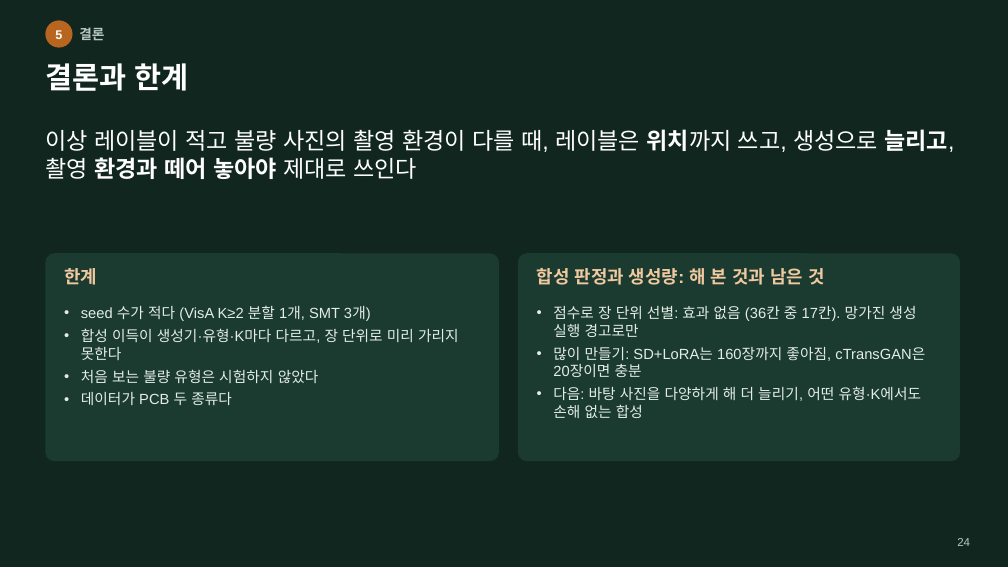
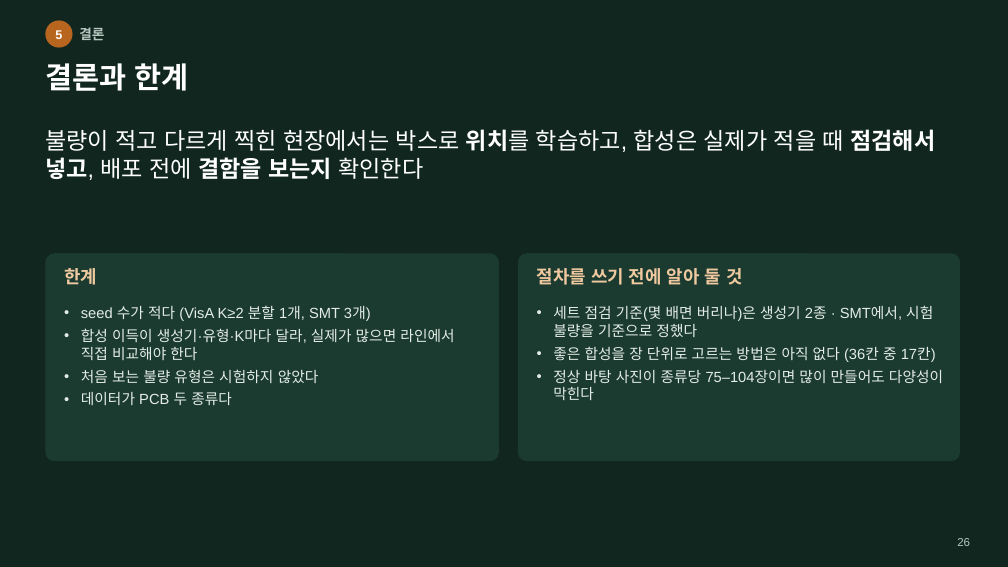
Before and after one commit to Junho-YEO-maker/26_2_DeepLearning, a slide deck: slide 26 of PCB_AD_presentation.pptx (slide 24 before the commit). Drawn at 1008x567 pixels with LibreOffice and Linux fonts; fonts in the diff are those of the drawing. Boxes give left, top, right and bottom in pixels: in the first picture for what was removed or moved away, otherwise in the second. Text is boxed around its words. In the diff, an @@ line names an element or a change of style, - is before the commit and + after.

```diff
--- a/PCB_AD_presentation.pptx
+++ b/PCB_AD_presentation.pptx
@@ text at (45, 129, 935, 180): text changed @@
-이상 레이블이 적고 불량 사진의 촬영 환경이 다를 때, 레이블은 위치까지 쓰고, 생성으로 늘리고, 촬영 환경과 떼어 놓아야 제대로 쓰인다
+불량이 적고 다르게 찍힌 현장에서는 박스로 위치를 학습하고, 합성은 실제가 적을 때 점검해서 넣고, 배포 전에 결함을 보는지 확인한다
@@ text at (537, 265, 742, 289): text changed @@
-합성 판정과 생성량: 해 본 것과 남은 것
+절차를 쓰기 전에 알아 둘 것
@@ text at (81, 328, 454, 360): text changed @@
-• 합성 이득이 생성기·유형·K마다 다르고, 장 단위로 미리 가리지 못한다
+• 합성 이득이 생성기·유형·K마다 달라, 실제가 많으면 라인에서 직접 비교해야 한다
@@ text at (553, 305, 943, 400): text changed @@
-• 점수로 장 단위 선별: 효과 없음 (36칸 중 17칸). 망가진 생성 실행 경고로만
-• 많이 만들기: SD+LoRA는 160장까지 좋아짐, cTransGAN은 20장이면 충분
-• 다음: 바탕 사진을 다양하게 해 더 늘리기, 어떤 유형·K에서도 손해 없는 합성
+• 세트 점검 기준(몇 배면 버리나)은 생성기 2종 · SMT에서, 시험 불량을 기준으로 정했다
+• 좋은 합성을 장 단위로 고르는 방법은 아직 없다 (36칸 중 17칸)
+• 정상 바탕 사진이 종류당 75–104장이면 많이 만들어도 다양성이 막힌다
@@ text at (957, 538, 970, 546): text changed @@
-24
+26
```
Also in this commit, not shown: 25 other slides changed, 2 slides added, 2 other files.
